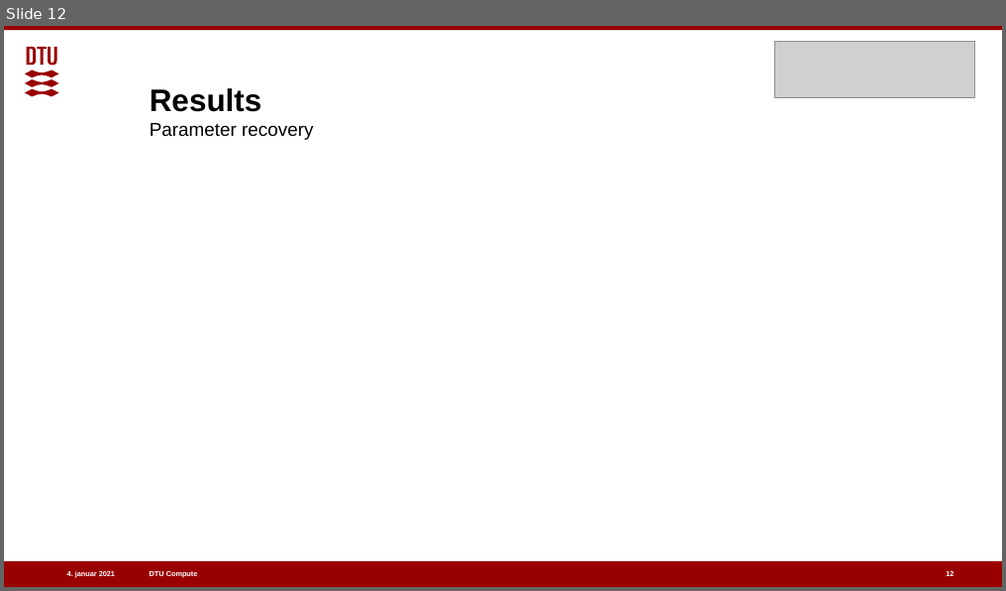
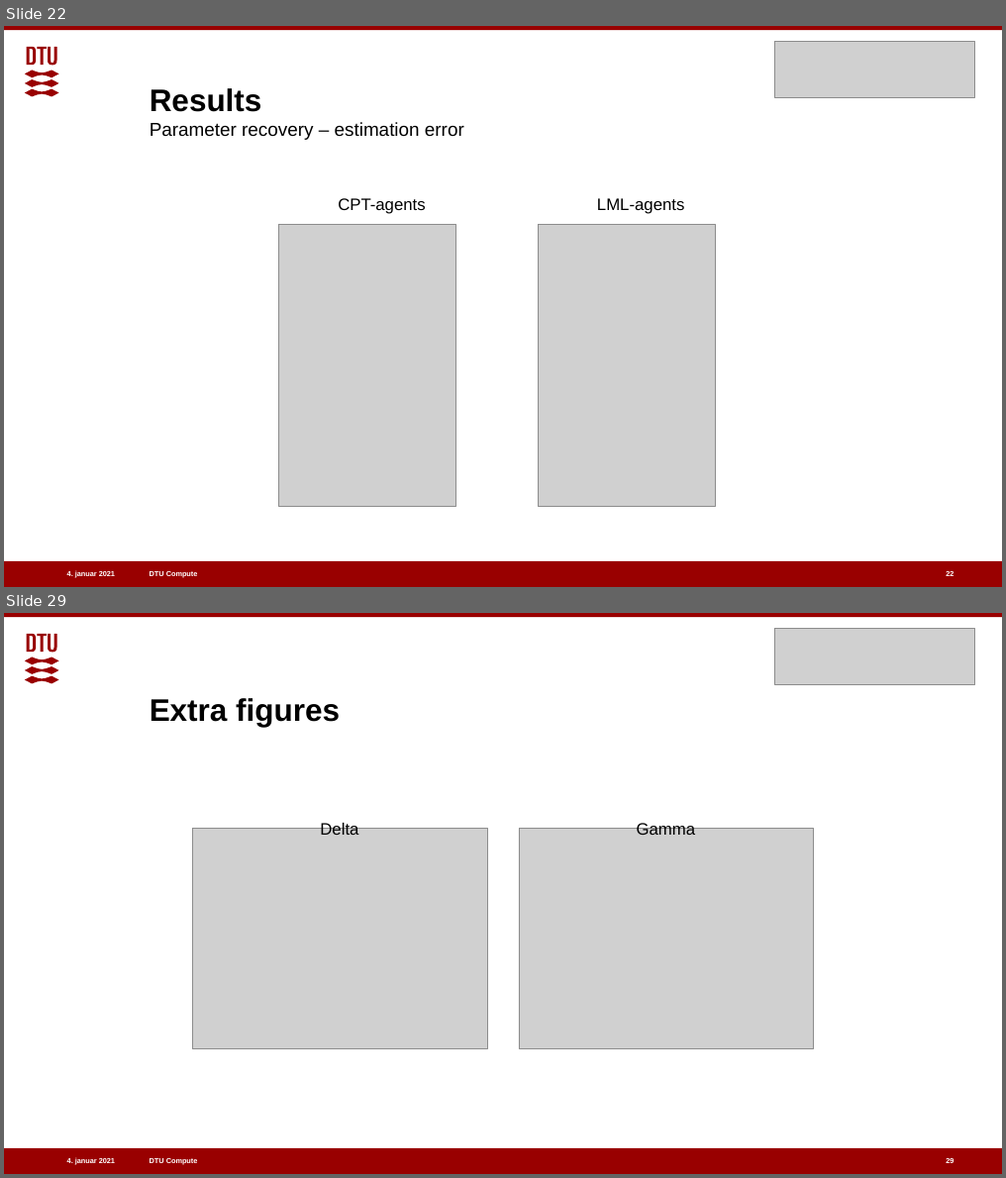
Before and after one commit to benj1003/Comparing-normative-and-descriptive-models-of-probability-weighting, a slide deck: Presentations/Oral defence 07-01-2021.pptx. Shown one above the other, each under a label of ours: slide 12 before the commit, slides 22 and 29 after it; the slides between them are not shown. The pictures are 1006x591 and 1006x1178 pixels, drawn with LibreOffice and Linux fonts; fonts in the diff are those of the drawing; grey boxes stand for pictures. Boxes give left, top, right and bottom in pixels: in the first picture for what was removed or moved away, otherwise in the second. Text is boxed around its words. In the diff, an @@ line names an element or a change of style, - is before the commit and + after.

```diff
--- a/Presentations/Oral defence 07-01-2021.pptx
+++ b/Presentations/Oral defence 07-01-2021.pptx
@@ slide 29 added at [4,613,1002,1174], background #FFFFFF; not listed: 5 template elements that a slide beside it also shows @@
@@ picture added at [774,629,975,685] @@
@@ title added at [150,698,340,727], 30 pt, text #000000, bold @@
+Extra figures
@@ picture added at [193,829,487,1050] @@
@@ text added at [320,821,358,835], 16 pt, text #000000 @@
+Delta
@@ picture added at [519,829,814,1050] @@
@@ text added at [637,821,696,835], 16 pt, text #000000 @@
+Gamma
@@ page number added at [945,1157,953,1165], 7 pt, text #FFFFFF, bold @@
+29
@@ what was slide 12 is now slide 22 @@
@@ slide 22 changed as well @@
@@ title at [150,88,464,140]: text changed @@
-Results
-Parameter recovery
+Results
+Parameter recovery – estimation error
@@ text added at [338,198,425,214], 16 pt, text #000000 @@
+CPT-agents
@@ text added at [597,198,684,214], 16 pt, text #000000 @@
+LML-agents
@@ picture added at [279,224,455,507] @@
@@ picture added at [539,224,715,507] @@
```
Also in this commit, not shown: 5 other slides changed, 15 other slides added.
